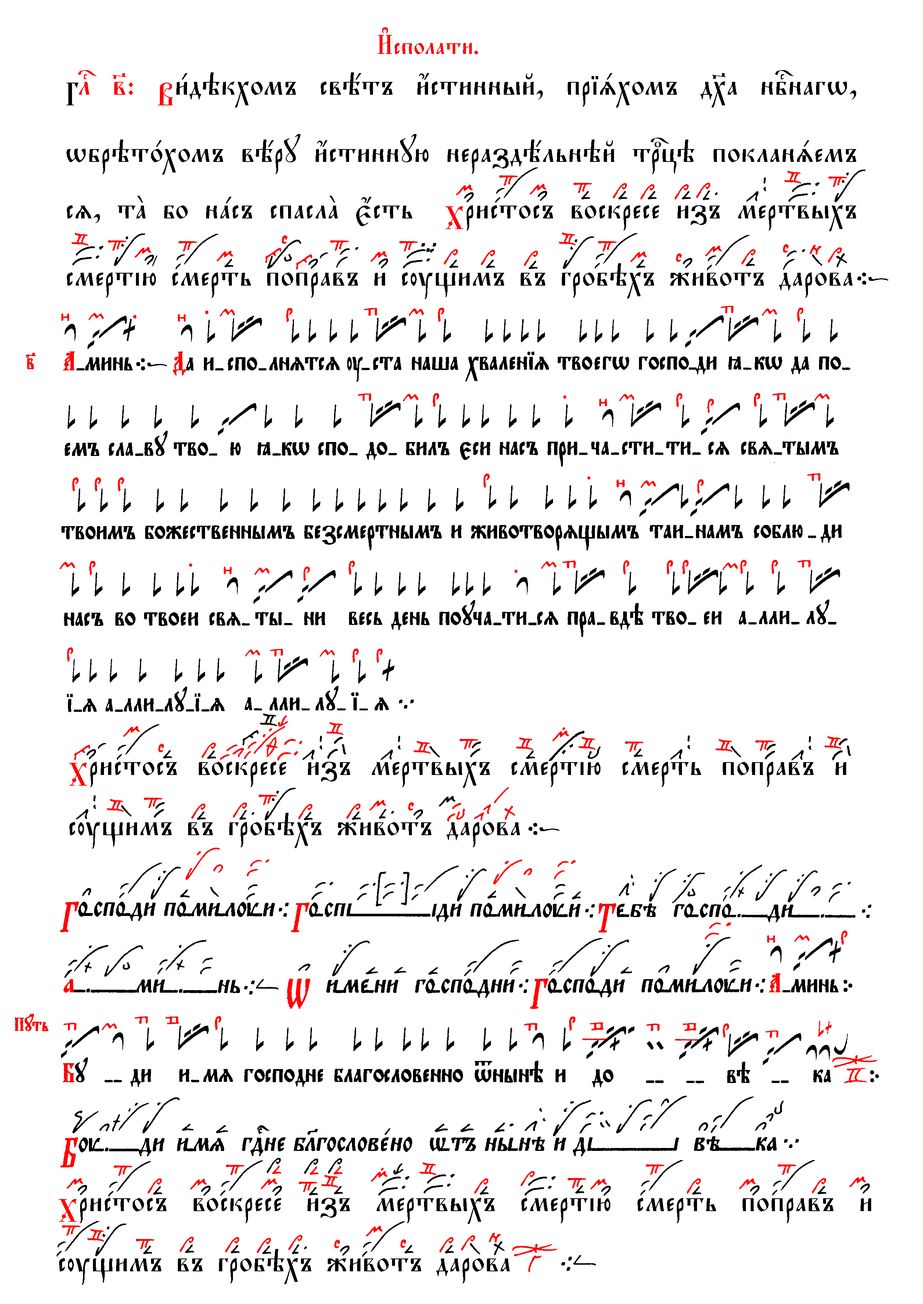
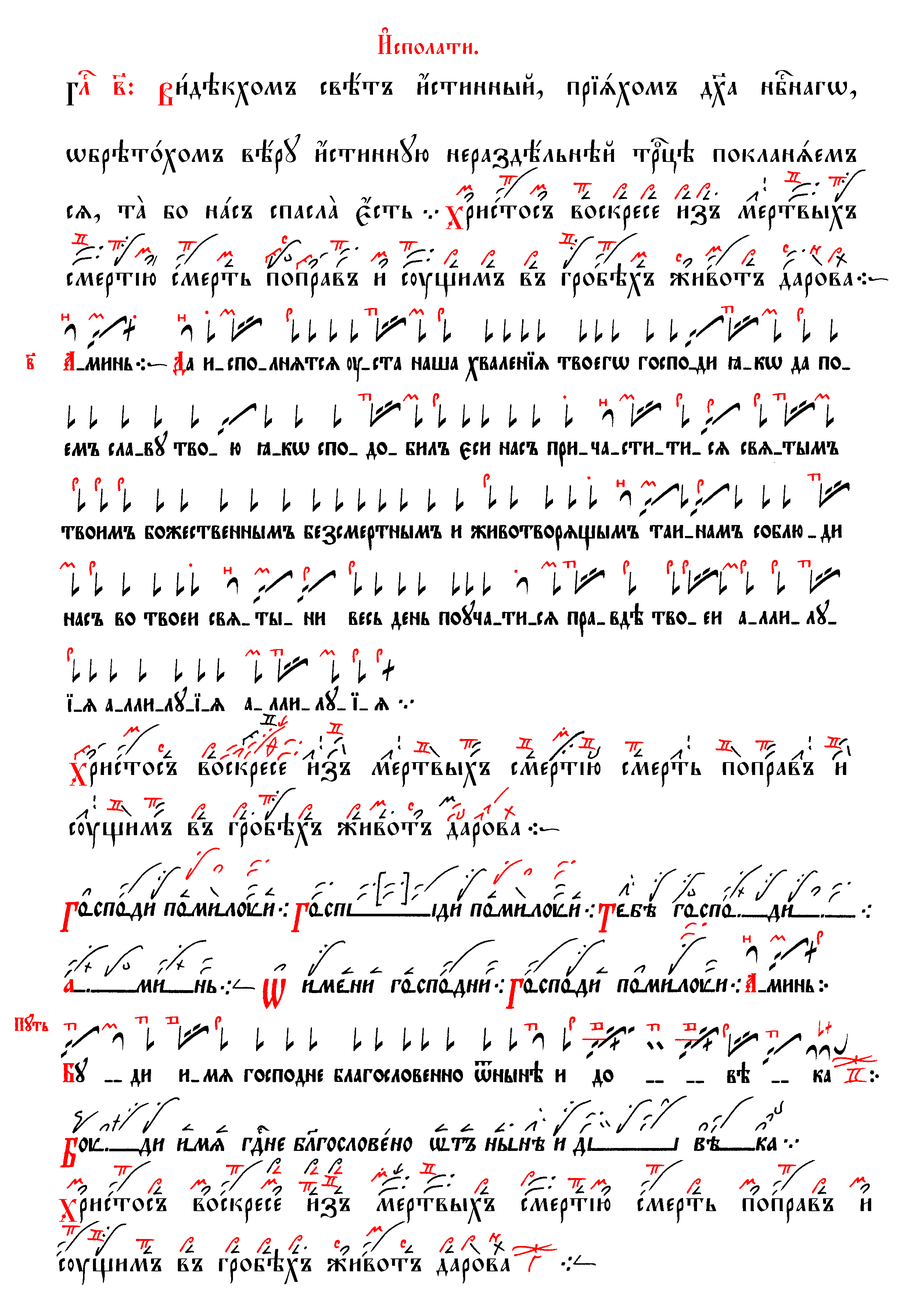
Before/after of a 923px x 1304px layered artwork. What changed in the layer stack:
painted on "Чернила" over <box>168,209,853,1010</box>
